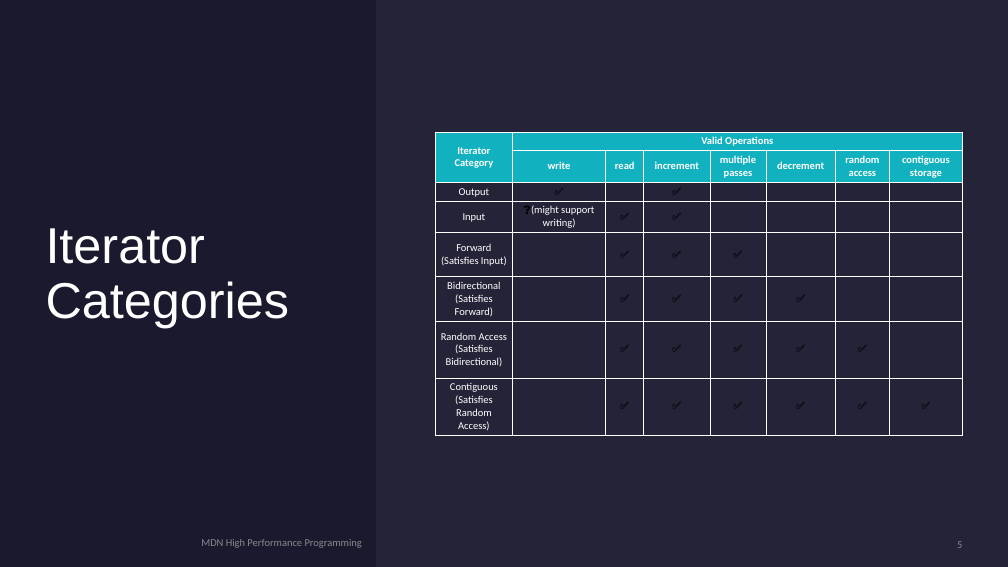
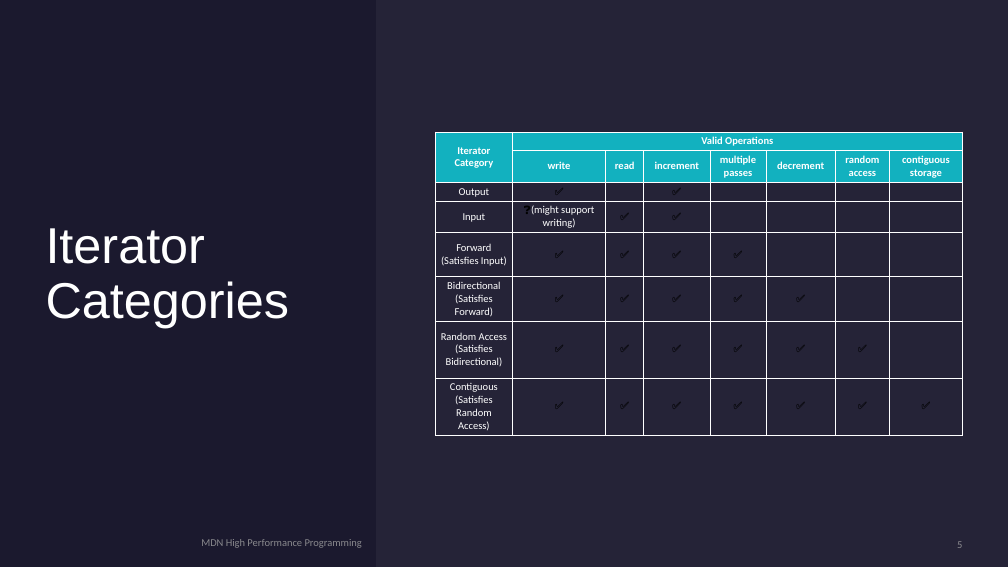
Before and after one commit to MonashDeepNeuron/HPP, a slide deck: slide 5 of content/part6/slides/hpp_part6.pptx. Drawn at 1008x567 pixels with LibreOffice and Linux fonts; fonts in the diff are those of the drawing. Boxes give left, top, right and bottom in pixels: in the first picture for what was removed or moved away, otherwise in the second. Text is boxed around its words. In the diff, an @@ line names an element or a change of style, - is before the commit and + after.

```diff
--- a/content/part6/slides/hpp_part6.pptx
+++ b/content/part6/slides/hpp_part6.pptx
@@ table at (436,132,963,436) @@
-row 5, column 2: 
+row 5, column 2: ✅
-row 6, column 2: 
+row 6, column 2: ✅
-row 7, column 2: 
+row 7, column 2: ✅
-row 8, column 2: 
+row 8, column 2: ✅
```
Also in this commit, not shown: 2 other slides changed, 9 other files.
